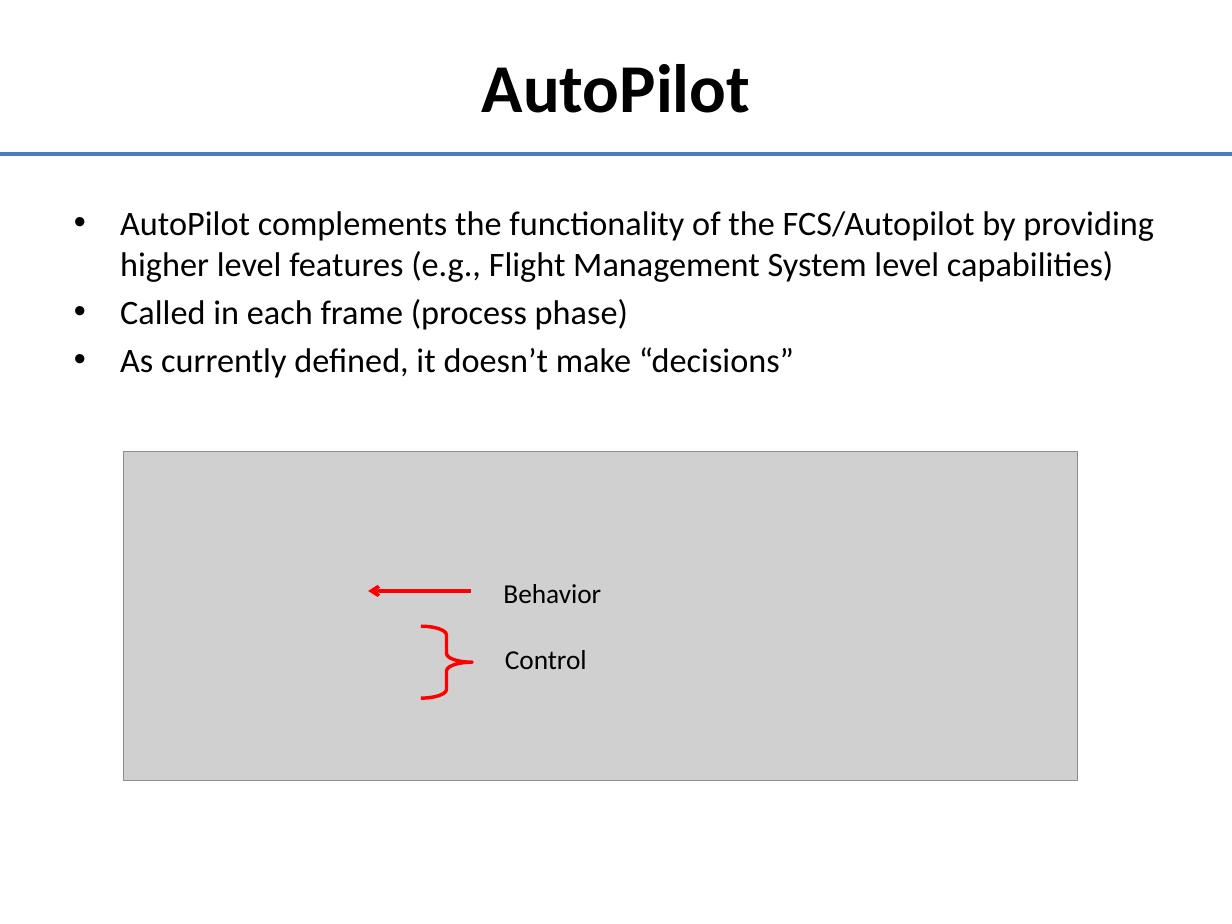
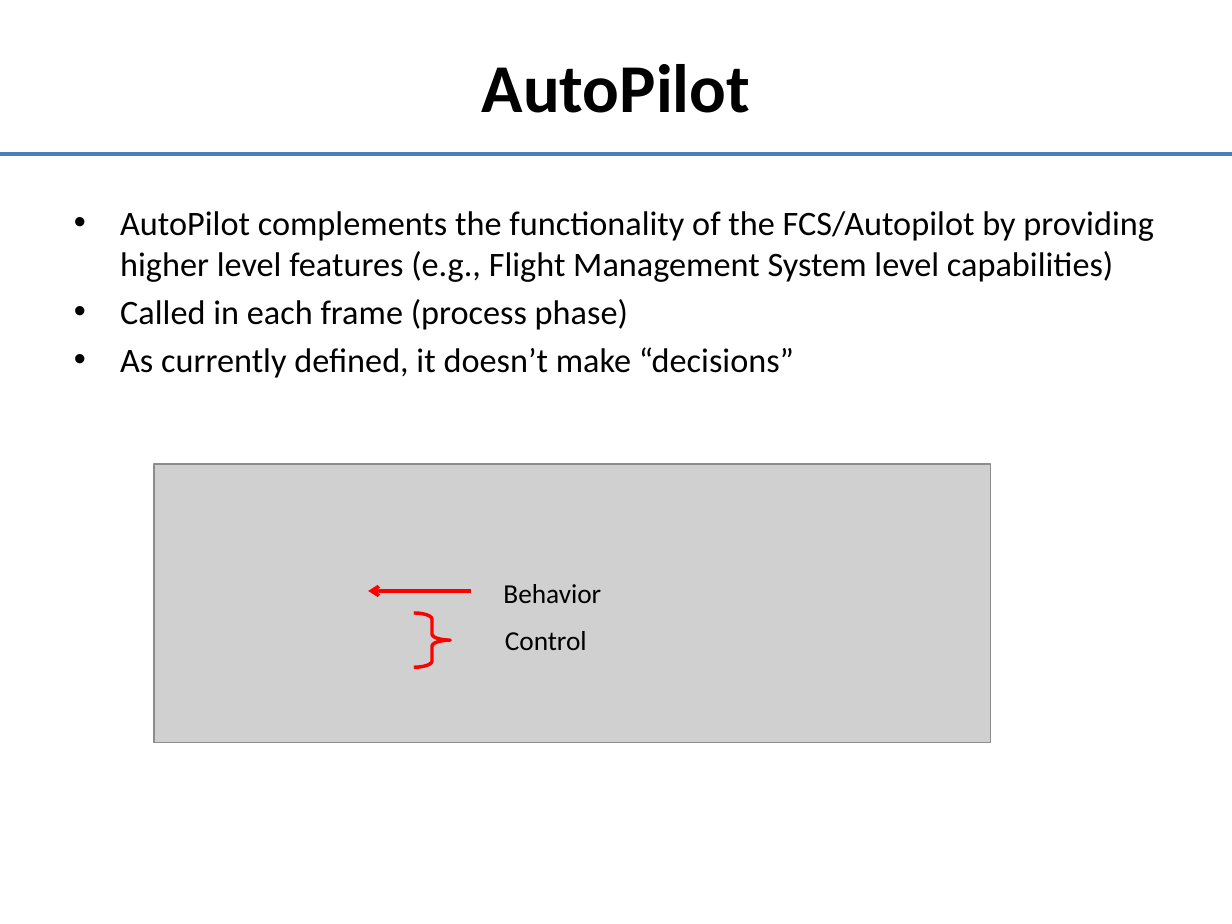
Before and after one commit to doughodson/OpenEaagles, a slide deck: slide 27 of doc/agent-development.pptx. Drawn at 1232x924 pixels with LibreOffice and Linux fonts; fonts in the diff are those of the drawing; grey boxes stand for pictures. Boxes give left, top, right and bottom in pixels: in the first picture for what was removed or moved away, otherwise in the second. Text is boxed around its words. In the diff, an @@ line names an element or a change of style, - is before the commit and + after.

```diff
--- a/doc/agent-development.pptx
+++ b/doc/agent-development.pptx
@@ picture: place and size @@
-picture at [123, 452, 1078, 781]
+picture at [154, 464, 991, 743]
@@ right brace: place and size @@
-right brace at [421, 626, 473, 697]
+right brace at [414, 614, 451, 668]
@@ text "Control": place and size @@
-text "Control" at [505, 650, 587, 669]
+text "Control" at [505, 631, 587, 650]
```
Also in this commit, not shown: 8 other slides changed, 7 other files.
